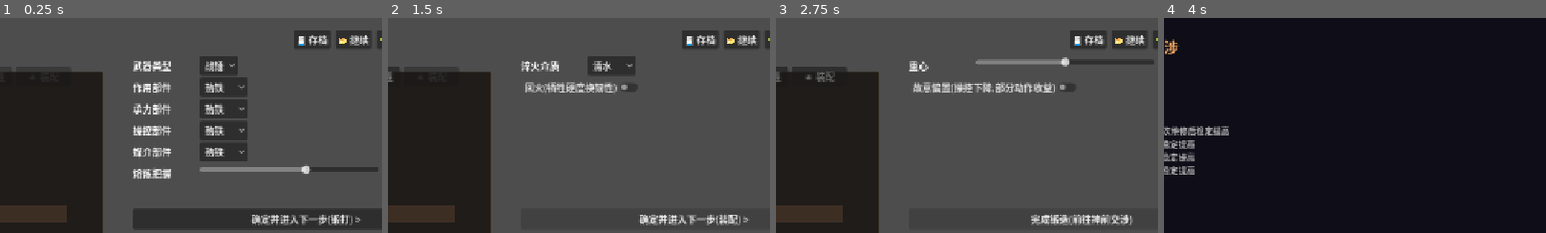
Above: before the commit, frames 1-4 (left to right).
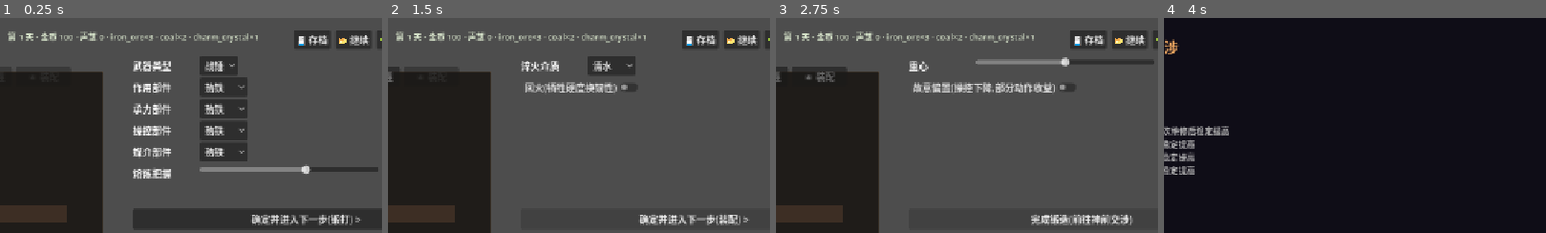
Above: after the commit, the same moments.

Repository: wuzhang114/forgegod
Game: Godot game, scene res://scenes/forge/forge_scene.tscn
The game is run twice, just before and just after one commit, with the same random seed, the same clock (stepped at 60 frames per second) and the same inputs.
Inputs:
- Up to frame 1 (0.25 s): no input
- Up to frame 2 (1.5 s): click "确定并进入下一步(锻打) >" at 0.5 s; click "确定并进入下一步(热处理) >" at 1.25 s
- Up to frame 3 (2.75 s): click "确定并进入下一步(装配) >" at 2 s
- Up to frame 4 (4 s): click "完成锻造(前往神前交涉)" at 2.75 s; click "前往神裁砧(交涉) >" at 3.5 s
The pictures show only the part of the screen within x 30-80%, y 0-50%; the shares and areas given below are measured in that part.

The runs differ from the first frame. In frame 1, 1.2% of the frame differs, in the area x 2-68%, y 6-12%; in frame 2, 1.2%; in frame 3, 1.2%; in frame 4, nothing differs.

Commit message:
feat(app): 第4步 - 经营域(库存/队伍伤势/休整)+SettleDay用例(战斗结算赏金/声望/日推进/幂等)+垂直切片接线

Diff:
--- /dev/null
+++ b/godot-prototype/application/settle_day.gd
@@ -0,0 +1,40 @@
+## SettleDay: 战斗后的每日结算用例(垂直切片核心)。
+## 输入 run + 战报;输出: 赏金/声望/日推进/队伍伤势同步/休整,并记录结算结果。
+
+extends RefCounted
+
+const BattleReport := preload("res://domain/battle/battle_report.gd")
+const RosterOps := preload("res://domain/economy/roster.gd")
+
+
+## 执行结算(幂等: 以 run.world_flags.last_settled_id 防重复结算同一场)
+static func settle(run, report: Dictionary) -> Dictionary:
+	var sc_id := str(report.get("scenario_id", ""))
+	if str(run.world_flags.get("last_settled_id", "")) == sc_id:
+		return {"ok": false, "skipped": true, "reason": "已结算"}
+	var result := str(report.get("result", "draw"))
+	var rewards: Dictionary = BattleReport.rewards(result)
+	run.money += float(rewards.get("money", 0.0))
+	run.world_flags["reputation"] = float(run.world_flags.get("reputation", 0.0)) + float(rewards.get("reputation", 0.0))
+	# 队伍伤势: 先休整(旧伤 -1),再同步今日战场重伤
+	RosterOps.rest(run)
+	RosterOps.sync_from_report(run, report)
+	# 日推进
+	run.current_day += 1
+	run.world_flags["last_settled_id"] = sc_id
+	run.expedition["last_report"] = report
+	var out := {"ok": true, "result": result, "money_gain": float(rewards.get("money", 0.0)),
+		"reputation": float(run.world_flags.get("reputation", 0.0)), "day": run.current_day}
+	run.world_flags["last_settlement"] = out
+	return out
+
+
+## 锻造消耗(垂直切片: 每把武器消耗 1 铁矿 + 1 煤;入 ContentRegistry 节流点)
+const FORGE_COST := {"iron_ore": 1, "coal": 1}
+
+
+static func can_forge(run) -> bool:
+	for k in FORGE_COST.keys():
+		if int(run.inventory.get(k, 0)) < int(FORGE_COST[k]):
+			return false
+	return true
--- /dev/null
+++ b/godot-prototype/domain/economy/inventory.gd
@@ -0,0 +1,27 @@
+## InventoryOps: 材料库存操作(纯逻辑;数据在 RunState.inventory)。
+
+extends RefCounted
+
+
+## 尝试消耗一组材料 {"id": count};不足返回 false 且不扣
+static func consume(run, costs: Dictionary) -> bool:
+	for k in costs.keys():
+		if int(run.inventory.get(k, 0)) < int(costs[k]):
+			return false
+	for k in costs.keys():
+		run.inventory[k] = int(run.inventory.get(k, 0)) - int(costs[k])
+	return true
+
+
+## 加材料
+static func grant(run, gains: Dictionary) -> void:
+	for k in gains.keys():
+		run.inventory[k] = int(run.inventory.get(k, 0)) + int(gains[k])
+
+
+## 库存文本(UI 用)
+static func describe(run) -> String:
+	var parts: Array = []
+	for k in run.inventory.keys():
+		parts.append("%s×%d" % [k, int(run.inventory[k])])
+	return " · ".join(parts)
--- /dev/null
+++ b/godot-prototype/domain/economy/roster.gd
@@ -0,0 +1,36 @@
+## RosterOps: 勇者队伍状态(伤势/休整;数据在 RunState.roster)。
+## 成员: {id, role, name, hp_ratio, wounds, contract_cid?}
+
+extends RefCounted
+
+
+## 同步战斗存活/伤势(战报 -> 队伍): 重伤(血量<50%)+1 伤势
+static func sync_from_report(run, report: Dictionary) -> void:
+	var units: Dictionary = report.get("units", {})
+	for uid in units.keys():
+		if not str(uid).begins_with("hero_"):
+			continue
+		var u: Dictionary = units[uid]
+		if not u.get("alive", false):
+			continue
+		var ratio := float(u.get("hp", 0.0)) / maxf(float(u.get("max_hp", 1.0)), 1.0)
+		var entry := _upsert(run, uid, str(u.get("role", "")), str(u.get("name", uid)))
+		entry["hp_ratio"] = snappedf(ratio, 0.01)
+		if ratio < 0.5:
+			entry["wounds"] = int(entry.get("wounds", 0)) + 1
+
+
+## 每日休整(返回铁匠铺): 伤势 -1(至少 0),血量恢复 25%
+static func rest(run) -> void:
+	for m in run.roster:
+		m["hp_ratio"] = minf(float(m.get("hp_ratio", 1.0)) + 0.25, 1.0)
+		m["wounds"] = maxi(int(m.get("wounds", 0)) - 1, 0)
+
+
+static func _upsert(run, uid: String, role: String, name: String) -> Dictionary:
+	for m in run.roster:
+		if str(m.get("id", "")) == uid:
+			return m
+	var m := {"id": uid, "role": role, "name": name, "hp_ratio": 1.0, "wounds": 0}
+	run.roster.append(m)
+	return m
--- a/godot-prototype/scenes/battle/battle_demo.gd
+++ b/godot-prototype/scenes/battle/battle_demo.gd
@@ -799,7 +799,14 @@
 	add_btn.call("⏩ +3s", func(): _set_tick(play_tick + 60))
 	add_btn.call("跳到结束", func(): _set_tick(total_ticks))
 	add_btn.call("← 返回铁匠铺", func():
-		GameApp.goto("forge"))
+		_settle_and_return())
+
+## 返回铁匠铺: 先结算(幂等: 同一 scenario 只结算一次),再导航
+func _settle_and_return() -> void:
+	if not last_report.is_empty():
+		var Settlement := preload("res://application/settle_day.gd")
+		Settlement.settle(GameApp.run, last_report)
+	GameApp.goto("forge")
 	# 右侧技能面板(主动技集中;垂直排列)
 	ui.skill_box = VBoxContainer.new()
 	ui.skill_box.position = Vector2(1075, 250)
--- a/godot-prototype/scenes/forge/forge_scene.gd
+++ b/godot-prototype/scenes/forge/forge_scene.gd
@@ -83,7 +83,23 @@
 			ui.tip.text = "没有存档")
 	mk.call("🌱 新游戏", func():
 		GameApp.new_game()
+		_refresh_runinfo()
 		ui.tip.text = "新局已开(第 1 天)")
+	# 运行信息(经济/队伍;RunState 唯一来源)
+	ui.runinfo = Label.new()
+	ui.runinfo.position = Vector2(400, 20)
+	ui.runinfo.add_theme_font_size_override("font_size", 14)
+	ui.runinfo.modulate = Color(0.85, 0.9, 0.8)
+	add_child(ui.runinfo)
+	_refresh_runinfo()
+
+
+func _refresh_runinfo() -> void:
+	var Inventory := preload("res://domain/economy/inventory.gd")
+	var r := GameApp.run
+	var rep := float(r.world_flags.get("reputation", 0.0))
+	ui.runinfo.text = "第 %d 天 · 金币 %.0f · 声望 %.0f · %s" % [
+		r.current_day, r.money, rep, Inventory.describe(r)]
 
 
 ## ---------------- 静态 UI ----------------
@@ -385,12 +401,19 @@
 
 
 func _on_next() -> void:
-	# 已完成全部阶段 -> 把武器送往神裁砧
+	# 已完成全部阶段 -> 消耗材料 -> 把武器送往神裁砧
 	if _is_finished() and not result_weapon.is_empty():
+		var Settlement := preload("res://application/settle_day.gd")
+		var Inventory := preload("res://domain/economy/inventory.gd")
+		if not Settlement.can_forge(GameApp.run):
+			ui.tip.text = "材料不足(需铁矿石×1 + 煤×1),先去回收吧"
+			return
+		Inventory.consume(GameApp.run, Settlement.FORGE_COST)
+		_refresh_runinfo()
 		var Session := preload("res://core/flow/game_session.gd")
 		Session.weapon_facts = result_weapon
 		# 同步进 RunState(武器事实入档,后续武器库迁移目标)
-		GameApp.run.weapons = [{"instance_id": "w_1", "facts": result_weapon,
+		GameApp.run.weapons = [{"instance_id": "w_%d" % GameApp.run.current_day, "facts": result_weapon,
 			"durability": 100.0, "contract_src": ""}]
 		GameApp.goto("altar")
 		return
--- a/godot-prototype/tests/run_headless.gd
+++ b/godot-prototype/tests/run_headless.gd
@@ -24,6 +24,7 @@
 const RunStateTests := preload("res://tests/test_run_state.gd")
 const BattleScenarioTests := preload("res://tests/test_battle_scenario.gd")
 const ContentRegistryTests := preload("res://tests/test_content_registry.gd")
+const SettlementTests := preload("res://tests/test_settlement.gd")
 const ForgeTests := preload("res://tests/test_forge.gd")
 const GodTests := preload("res://tests/test_scripted_god.gd")
 const BalanceTests := preload("res://tests/test_balance.gd")
@@ -795,6 +796,7 @@
 	_test_run_state()
 	_test_battle_scenario()
 	_test_content_registry()
+	_test_settlement()
 	_test_forge_core()
 	_test_scripted_god()
 	_test_balance()
@@ -1773,6 +1775,13 @@
 	_check(r.ok, "内容注册表测试全绿")
 
 
+func _test_settlement() -> void:
+	var t := SettlementTests.new()
+	var r: Dictionary = t.run()
+	print("-- 经营结算: 通过 %d / 失败 %d --" % [r.pass, r.fail])
+	_check(r.ok, "经营结算测试全绿")
+
+
 func _test_forge_core() -> void:
 	var t := ForgeTests.new()
 	var r: Dictionary = t.run()
--- /dev/null
+++ b/godot-prototype/tests/test_settlement.gd
@@ -0,0 +1,92 @@
+## 经营域垂直切片测试: 库存消耗 / 每日结算(赏金/声望/伤势/休整/日推进)/ 幂等。
+## 由 run_headless.gd 调用; 运行: godot --headless --path godot-prototype -s tests/run_headless.gd
+
+extends RefCounted
+
+const RunState := preload("res://app/run_state.gd")
+const Inventory := preload("res://domain/economy/inventory.gd")
+const RosterOps := preload("res://domain/economy/roster.gd")
+const SettleDay := preload("res://application/settle_day.gd")
+
+var _passes := 0
+var _fails := 0
+
+
+func run() -> Dictionary:
+	_test_inventory()
+	_test_settle_rewards()
+	_test_settle_idempotent()
+	_test_roster_wounds()
+	return {"ok": _fails == 0, "pass": _passes, "fail": _fails}
+
+
+func _check(cond: bool, label: String) -> void:
+	if cond:
+		_passes += 1
+	else:
+		_fails += 1
+		printerr("SETTLE FAIL: " + label)
+
+
+func _mk_run(seed: int = 1) -> RunState:
+	var r := RunState.new()
+	r.new_run(seed)
+	return r
+
+
+func _test_inventory() -> void:
+	var r := _mk_run()
+	_check(Inventory.consume(r, {"iron_ore": 1, "coal": 1}), "材料足够消耗成功")
+	_check(int(r.inventory.iron_ore) == 2 and int(r.inventory.coal) == 1, "扣减正确")
+	_check(not Inventory.consume(r, {"iron_ore": 9}), "不足时拒绝")
+	_check(int(r.inventory.iron_ore) == 2, "拒绝时未扣")
+	Inventory.grant(r, {"coal": 2})
+	_check(int(r.inventory.coal) == 3, "发放入库存")
+	_check(SettleDay.can_forge(r), "初始库存可锻造")
+
+
+func _test_settle_rewards() -> void:
+	var r := _mk_run()
+	var report := {"scenario_id": "sc_test", "result": "player_win",
+		"units": {"hero_1": {"role": "guard", "alive": true, "hp": 150.0, "max_hp": 300.0}},
+		"ticks": 100, "duration_s": 5.0}
+	var out := SettleDay.settle(r, report)
+	_check(out.get("ok", false) and out.get("money_gain", 0.0) == 60.0, "胜场 +60 金")
+	_check(r.money == 160.0, "金币入账")
+	_check(r.current_day == 2, "日 +1")
+	_check(float(r.world_flags.get("reputation", 0.0)) == 2.0, "声望 +2")
+	# 败场
+	var r2 := _mk_run()
+	var rep2 := {"scenario_id": "sc_test2", "result": "enemy_win", "units": {}, "ticks": 1}
+	var out2 := SettleDay.settle(r2, rep2)
+	_check(r2.money == 110.0 and float(r2.world_flags.get("reputation", 0.0)) == -1.0,
+		"败场 +10/-1 声望")
+
+
+func _test_settle_idempotent() -> void:
+	var r := _mk_run()
+	var report := {"scenario_id": "sc_dup", "result": "player_win", "units": {}, "ticks": 1}
+	var out1 := SettleDay.settle(r, report)
+	var out2 := SettleDay.settle(r, report)
+	_check(out1.get("ok", false) and out2.get("skipped", false), "同一场不重复结算")
+	_check(r.money == 160.0, "只加一次钱")
+
+
+func _test_roster_wounds() -> void:
+	var r := _mk_run()
+	var report := {"scenario_id": "sc_w", "result": "draw",
+		"units": {
+			"hero_1": {"role": "guard", "name": "布兰特", "alive": true, "hp": 100.0, "max_hp": 300.0},
+			"hero_2": {"role": "duelist", "name": "莉娅", "alive": true, "hp": 270.0, "max_hp": 270.0},
+			"enemy_1": {"role": "brute", "alive": true, "hp": 5.0, "max_hp": 120.0},
+		}, "ticks": 1}
+	SettleDay.settle(r, report)
+	_check(r.roster.size() == 2, "两名英雄入队(敌人不入)")
+	var g: Dictionary = r.roster[0]
+	_check(g.get("role", "") == "guard" and int(g.get("wounds", 0)) == 1, "重伤布兰特 +1 伤势")
+	_check(absi(float(g.get("hp_ratio", 1.0)) - 0.33) < 0.011, "血量=今日实战(33%)")
+	# 过夜休整: 血量回升
+	RosterOps.rest(r)
+	_check(float(g.get("hp_ratio", 1.0)) > 0.5, "休整后血量回升(33%→58%)")
+	var d: Dictionary = r.roster[1]
+	_check(int(d.get("wounds", 0)) == 0 and float(d.get("hp_ratio", 1.0)) == 1.0, "满血莉娅无伤")
